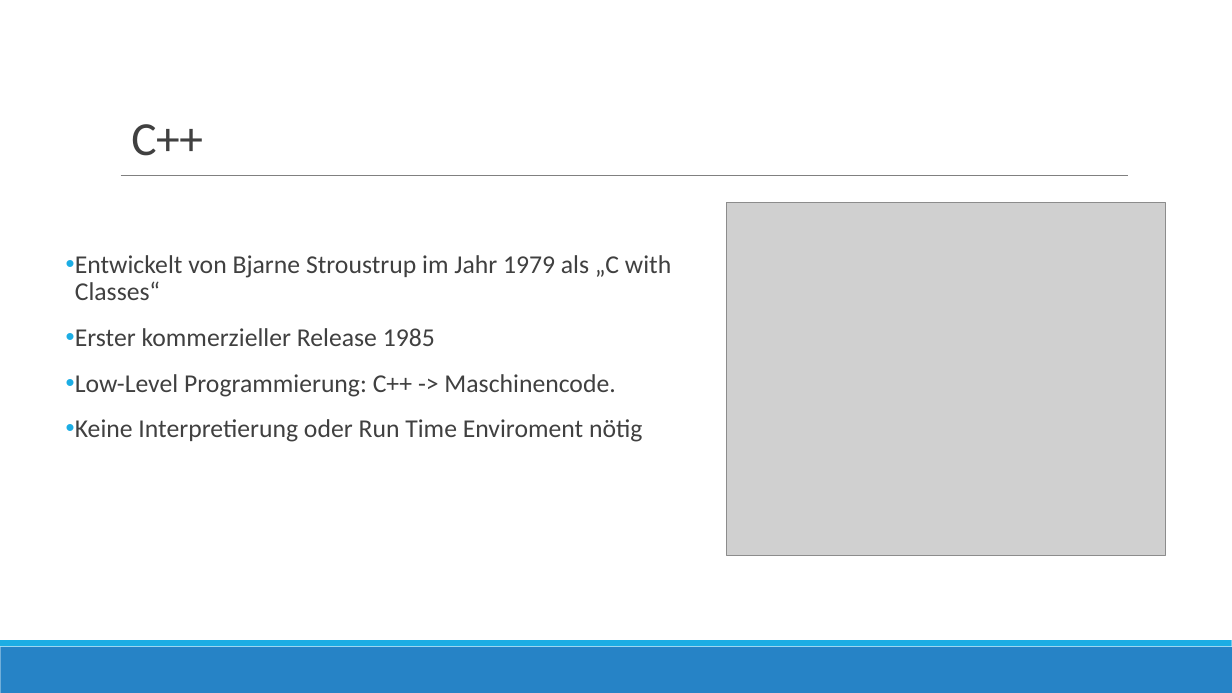
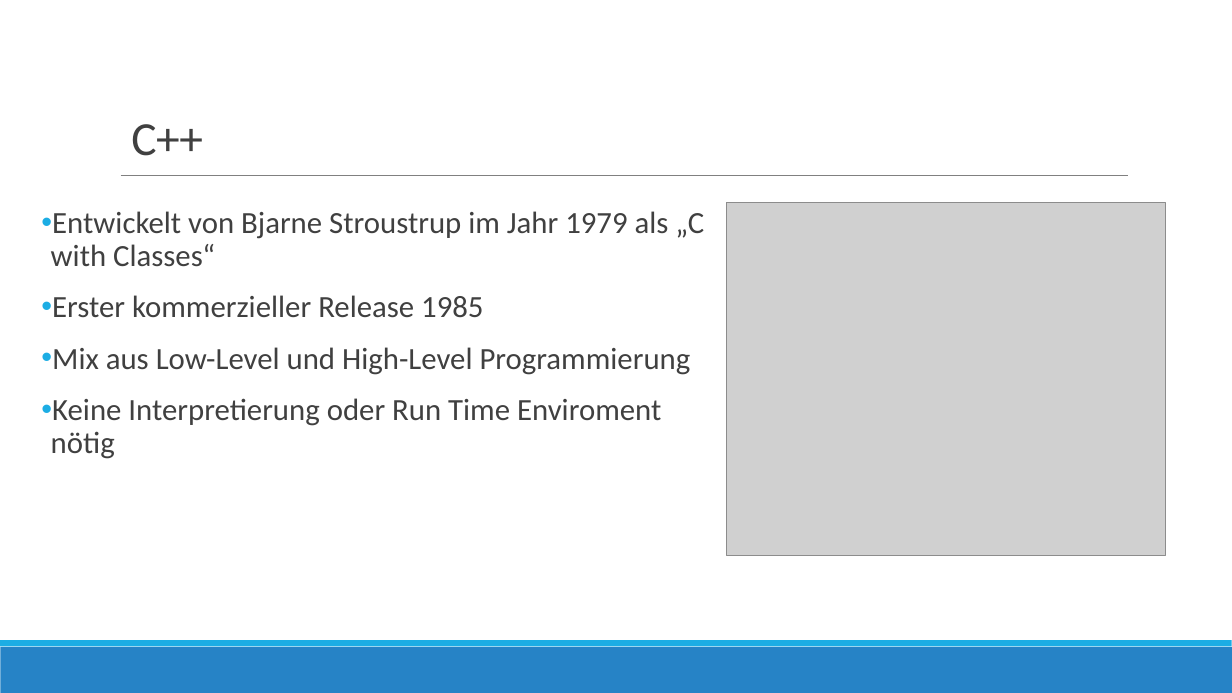
Before and after one commit to Goriar/ws16-17_santa, a slide deck: slide 4 of präsi.pptx (slide 2 before the commit). Drawn at 1232x693 pixels with LibreOffice and Linux fonts; fonts in the diff are those of the drawing; grey boxes stand for pictures; background and template pictures are left out. Boxes give left, top, right and bottom in pixels: in the first picture for what was removed or moved away, otherwise in the second. Text is boxed around its words. In the diff, an @@ line names an element or a change of style, - is before the commit and + after.

Commit message:
Changes to presentation

```diff
--- a/präsi.pptx
+++ b/präsi.pptx
@@ text "Entwickelt von Bjarne Stroustrup im ..." moved from (x1=75, y1=255, x2=671, y2=442) to (x1=51, y1=211, x2=704, y2=459) @@
@@ text at (x1=51, y1=211, x2=704, y2=459): size 20 to 24 pt in "Entwickelt von Bjarne Stroustrup im Jahr 1979 ...", "Erster kommerzieller Release 1985", "Keine Interpretierung oder Run Time Enviroment nötig" @@
@@ text at (x1=52, y1=347, x2=691, y2=375): text changed; size 20 to 24 pt @@
-• Low-Level Programmierung: C++ -> Maschinencode.
+• Mix aus Low-Level und High-Level Programmierung
```
Also in this commit, not shown: 7 other slides changed.
